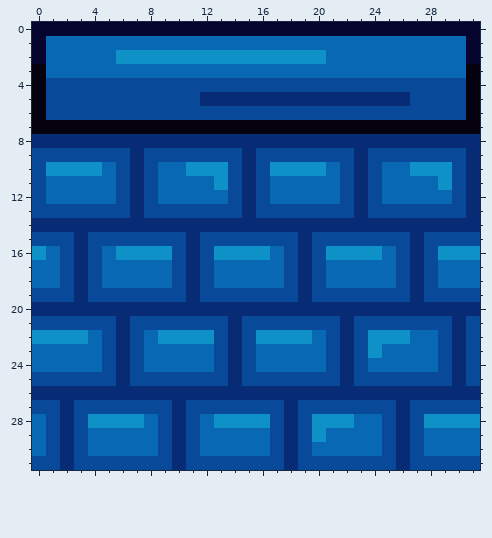
Pixel-art file: Art/Aseprites/Blocks/FloorBrick.aseprite. Above is the file before it was changed.
32x32 pixels, 1 frame.
After the commit:
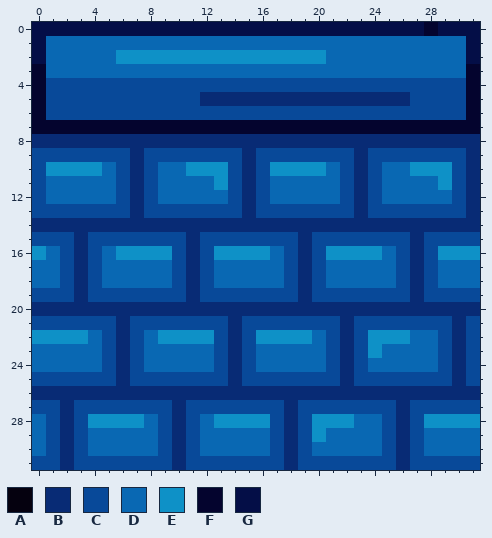
Palette (. is transparent): A #05010f  B #082b75  C #084999  D #0968b3  E #0e91c7  F #04042e  G #040e47
What changed:
y 0: x 0..27 FFFFFFFFFFFFFFFFFFFFFFFFFFFF -> GGGGGGGGGGGGGGGGGGGGGGGGGGGG; x 29..31 FFF -> GGG
y 1..2: x 0 F -> G; x 31 F -> G
y 3..6: x 0 A -> F; x 31 A -> F
y 7: x 0..31 AAAAAAAAAAAAAAAAAAAAAAAAAAAAAAAA -> FFFFFFFFFFFFFFFFFFFFFFFFFFFFFFFF
Where, in picture pixels (left, top, right, bottom), the same in both pictures:
changed: (32, 22, 480, 134)
